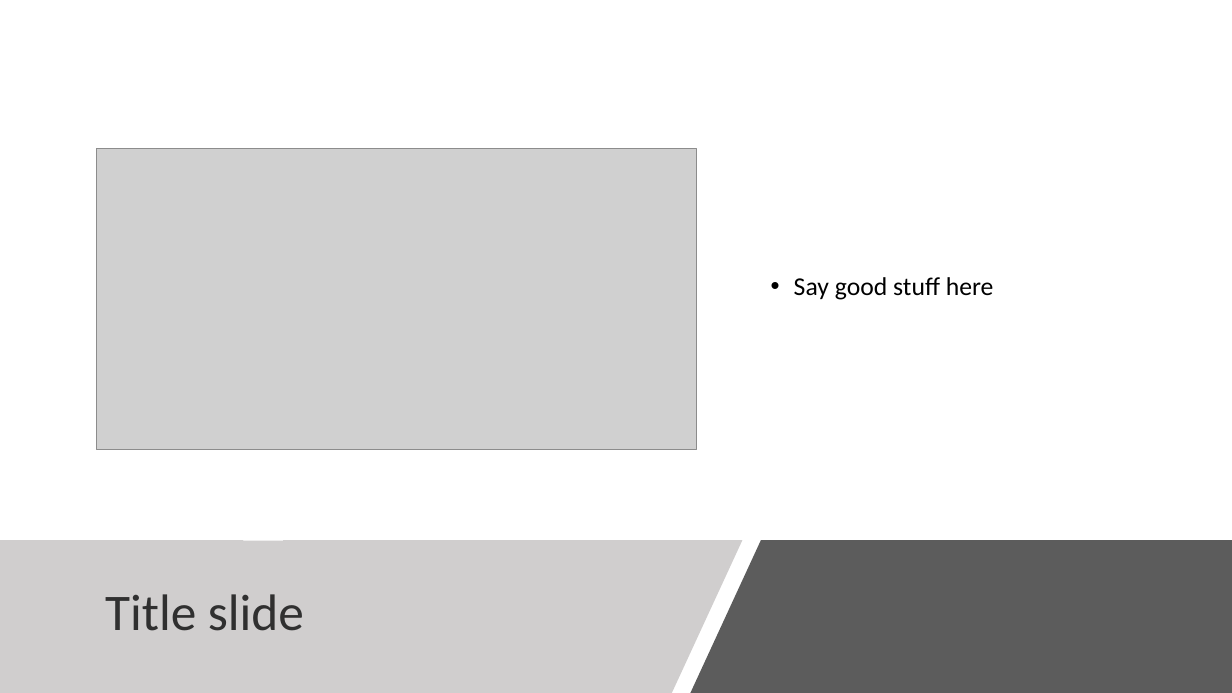
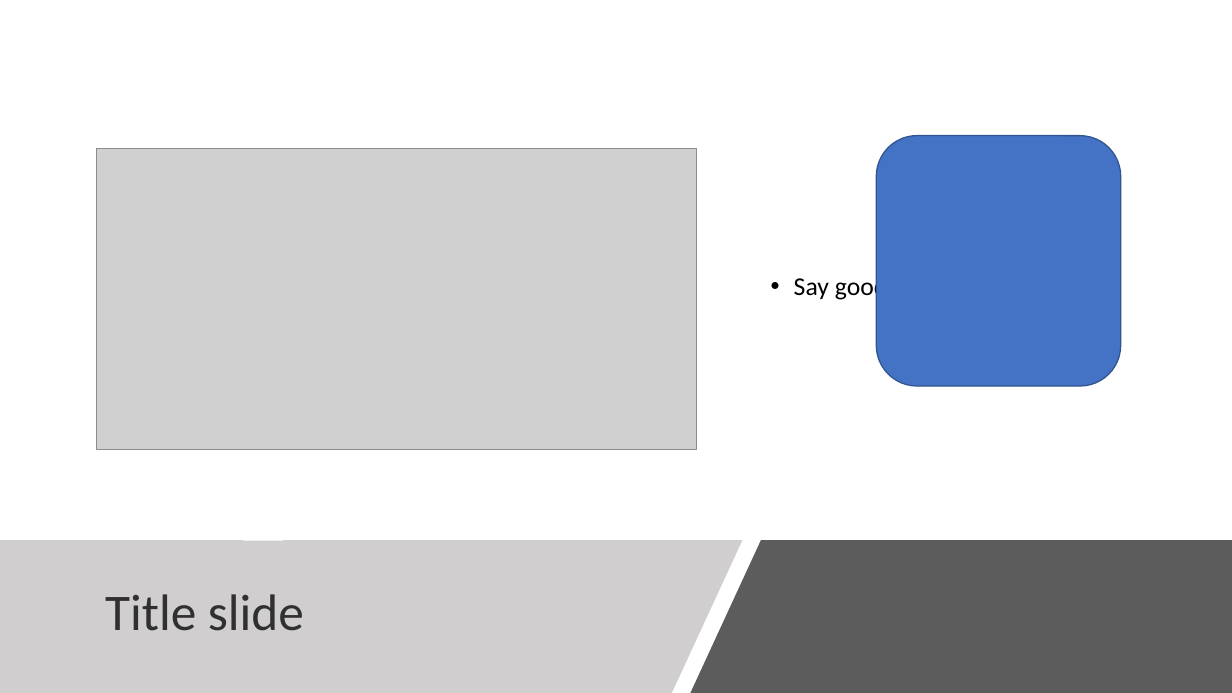
Before and after one commit to elirosen/roicalc, a slide deck: slide 2 of Presentation1.pptx. Drawn at 1232x693 pixels with LibreOffice and Linux fonts; fonts in the diff are those of the drawing; grey boxes stand for pictures. Boxes give left, top, right and bottom in pixels: in the first picture for what was removed or moved away, otherwise in the second. Text is boxed around its words. In the diff, an @@ line names an element or a change of style, - is before the commit and + after.

```diff
--- a/Presentation1.pptx
+++ b/Presentation1.pptx
@@ rounded rectangle added at bbox=[876, 136, 1121, 386], fill #4472C4, outline #325491 1 pt @@
```
Also in this commit, not shown: 1 slide added.
